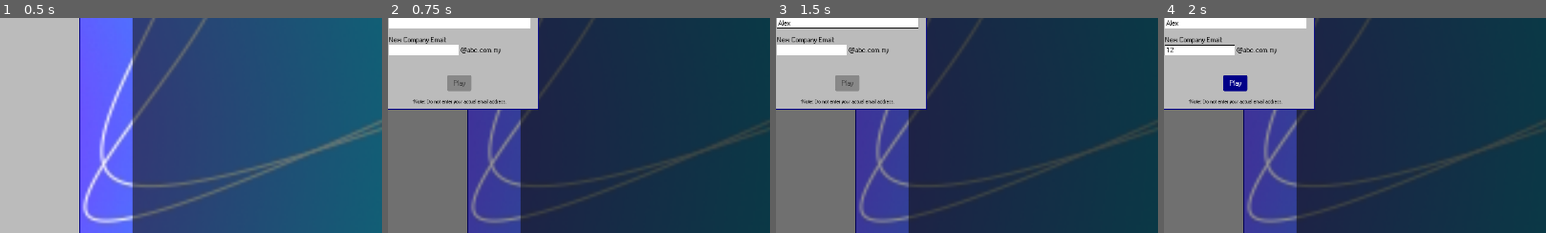
Above: before the commit, frames 1-4 (left to right).
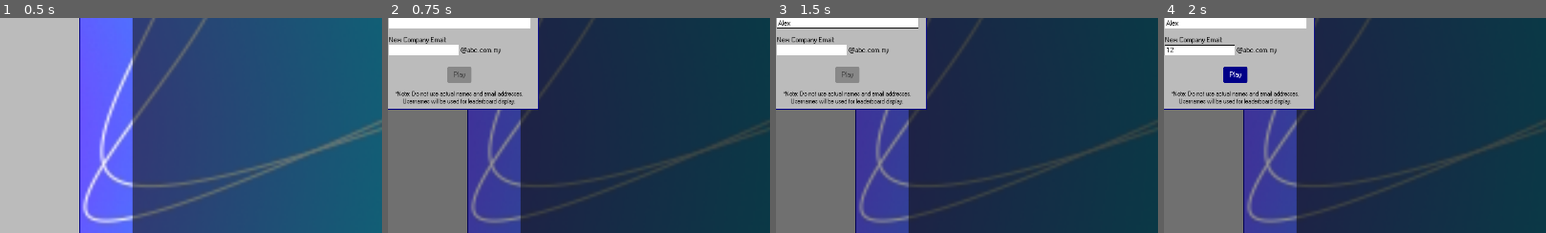
Above: after the commit, the same moments.

Repository: Wong-Kai-Lun/gamified-cybersecurity-awareness-training
Game: Godot game, scene res://game/main_menu/main_menu.tscn
Two runs of this game, one before a commit and one after it. Both use one fixed random seed, a clock stepped at 60 frames per second and the inputs below.
Inputs (mouse positions are % of the whole screen's width and height, from its top left):
- Up to frame 1 (0.5 s): no input
- Up to frame 2 (0.75 s): click "New Game" at 0.5 s
- Up to frame 3 (1.5 s): click (49, 40) at 1.27 s; type "Alex" at 1.35 s
- Up to frame 4 (2 s): click (44, 46) at 1.5 s; type "12" at 1.58 s
The pictures show only the part of the screen within x 40-90%, y 38-88%; the shares and areas given below are measured in that part.

Frame 1 is identical in both runs. In frame 2, 1.3% of the frame differs, in the area x 2-36%, y 22-41%; in frame 3, 1.3%; in frame 4, 1.3%.

Commit message:
UI Polishing

Diff:
--- a/godot/game/main_game/desktop.tscn
+++ b/godot/game/main_game/desktop.tscn
@@ -1,14 +1,14 @@
 [gd_scene load_steps=20 format=3 uid="uid://d0ag6c742vmi1"]
 
-[ext_resource type="Texture2D" uid="uid://cqw41ovssu3t3" path="res://assets/desktop_bg.jpg" id="1_nvliw"]
 [ext_resource type="Script" path="res://game/main_game/desktop.gd" id="1_v1sjp"]
+[ext_resource type="Texture2D" uid="uid://cwd4rlc8q4di3" path="res://assets/desktop_bg_new.jpg" id="2_o2a28"]
 [ext_resource type="Texture2D" uid="uid://bg5mv1f75hk1j" path="res://assets/gear_icon.png" id="4_s03b3"]
 [ext_resource type="Texture2D" uid="uid://cf0s11ouqcywc" path="res://assets/folder_icon.png" id="4_wxhr2"]
 [ext_resource type="Texture2D" uid="uid://b27dov07fyuyp" path="res://assets/email_icon.png" id="5_u6npt"]
 [ext_resource type="Texture2D" uid="uid://b1bdlukr08p1b" path="res://assets/recycling_bin_icon.png" id="6_66vak"]
 
 [sub_resource type="StyleBoxTexture" id="StyleBoxTexture_oeun7"]
-texture = ExtResource("1_nvliw")
+texture = ExtResource("2_o2a28")
 
 [sub_resource type="StyleBoxFlat" id="StyleBoxFlat_y22f8"]
 bg_color = Color(0, 0, 0.533333, 1)
--- a/godot/game/main_game/programs/email_client/email_client.tscn
+++ b/godot/game/main_game/programs/email_client/email_client.tscn
@@ -55,15 +55,28 @@
 size_flags_horizontal = 3
 theme_override_styles/panel = SubResource("StyleBoxFlat_qixmq")
 
-[node name="CategoriesContainer" type="VBoxContainer" parent="WindowPanel/Structure/Content/EmailClientPanelContainer/HBoxContainer/Categories" index="0"]
+[node name="MarginContainer" type="MarginContainer" parent="WindowPanel/Structure/Content/EmailClientPanelContainer/HBoxContainer/Categories" index="0"]
 layout_mode = 2
-size_flags_horizontal = 3
+theme_override_constants/margin_left = 20
+theme_override_constants/margin_top = 20
+theme_override_constants/margin_right = 20
+theme_override_constants/margin_bottom = 20
 
-[node name="RichTextLabel2" type="RichTextLabel" parent="WindowPanel/Structure/Content/EmailClientPanelContainer/HBoxContainer/Categories" index="1"]
+[node name="RichTextLabel2" type="RichTextLabel" parent="WindowPanel/Structure/Content/EmailClientPanelContainer/HBoxContainer/Categories/MarginContainer" index="0"]
 layout_mode = 2
 size_flags_vertical = 4
 focus_mode = 2
 theme_override_colors/default_color = Color(0, 0, 0, 1)
+theme_override_font_sizes/normal_font_size = 30
+theme_override_font_sizes/bold_font_size = 30
+bbcode_enabled = true
+text = "[b]Controls[/b] :
+
+Scroll down for new emails everyday.
+
+Report emails with signs of phishing.
+
+Submit PO to Nazrin to proceed to next day."
 fit_content = true
 selection_enabled = true
 drag_and_drop_selection_enabled = false
--- a/godot/game/main_menu/new_player_window.tscn
+++ b/godot/game/main_menu/new_player_window.tscn
@@ -159,8 +159,9 @@
 layout_mode = 2
 size_flags_vertical = 1
 theme_override_colors/font_color = Color(0, 0, 0, 1)
-theme_override_font_sizes/font_size = 12
-text = "*Note: Do not enter your actual email address."
+theme_override_font_sizes/font_size = 14
+text = "*Note: Do not use actual names and email addresses.
+Usernames will be used for leaderboard display."
 horizontal_alignment = 1
 
 [connection signal="pressed" from="WindowPanel/Structure/Content/MarginContainer/VBoxContainer/StartButton" to="." method="_on_start_button_pressed"]
Binary file added: godot/assets/desktop_bg_new.jpg
Not shown, added: godot/assets/desktop_bg_new.jpg.import
